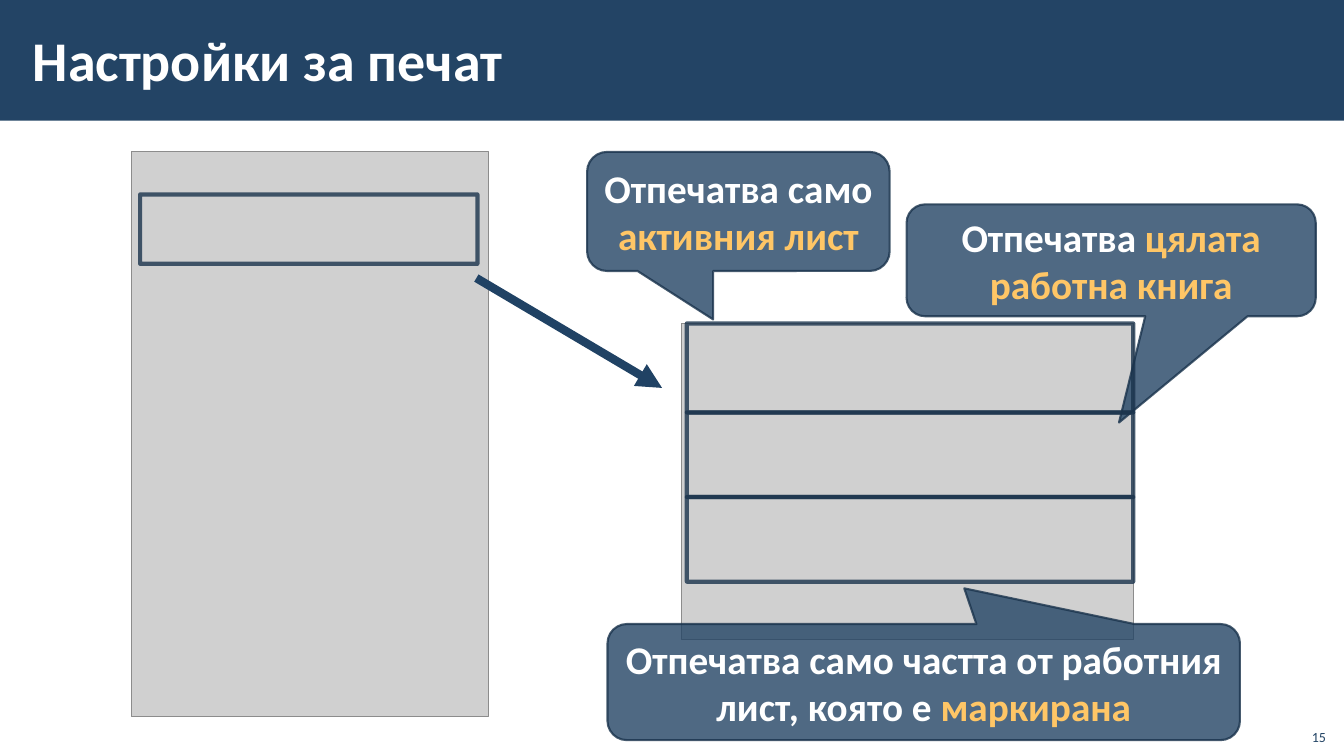
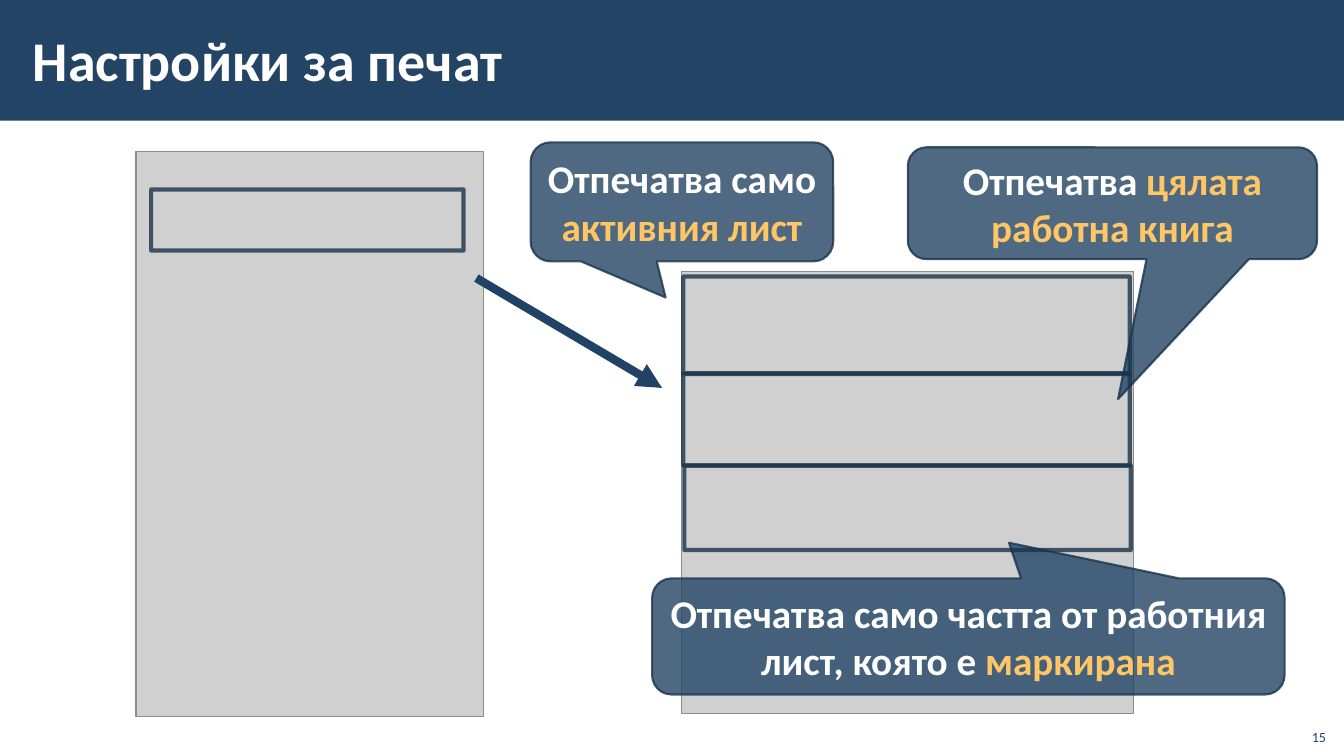
Before and after one commit to BG-IT-Edu/School-Programming, a slide deck: slide 15 of Courses/Computer-Modeling-and-IT/Computer-Modeling-and-IT-6-Class/11-Print-Table/11-Print-Table.pptx. Drawn at 1344x756 pixels with LibreOffice and Linux fonts; fonts in the diff are those of the drawing; grey boxes stand for pictures; background and template pictures are left out. Boxes give left, top, right and bottom in pixels: in the first picture for what was removed or moved away, otherwise in the second. Text is boxed around its words. In the diff, an @@ line names an element or a change of style, - is before the commit and + after.

```diff
--- a/Courses/Computer-Modeling-and-IT/Computer-Modeling-and-IT-6-Class/11-Print-Table/11-Print-Table.pptx
+++ b/Courses/Computer-Modeling-and-IT/Computer-Modeling-and-IT-6-Class/11-Print-Table/11-Print-Table.pptx
@@ rounded speech box "Отпечатва само активния лист": place and size @@
-rounded speech box "Отпечатва само активния лист" at [587,152,889,271]
+rounded speech box "Отпечатва само активния лист" at [530,142,833,261]
@@ rounded speech box "Отпечатва само активния лист" at [530,142,833,261]: proportions changed @@
@@ rounded speech box "Отпечатва цялата работна книга" at [908,147,1318,259]: proportions changed @@
@@ rounded speech box "Отпечатва цялата работна книга": place and size @@
-rounded speech box "Отпечатва цялата работна книга" at [906,205,1316,317]
+rounded speech box "Отпечатва цялата работна книга" at [908,147,1318,259]
@@ picture: place and size @@
-picture at [131,151,488,717]
+picture at [136,151,484,717]
@@ rectangle: place and size @@
-rectangle at [140,195,478,264]
+rectangle at [151,190,464,251]
@@ picture: place and size @@
-picture at [683,324,1134,640]
+picture at [683,271,1134,713]
@@ rectangle: place and size @@
-rectangle at [687,324,1133,412]
+rectangle at [684,276,1130,373]
@@ rectangle: place and size @@
-rectangle at [687,412,1133,497]
+rectangle at [684,374,1130,466]
@@ rectangle: place and size @@
-rectangle at [687,497,1133,582]
+rectangle at [685,466,1131,551]
@@ rounded speech box "Отпечатва само частта от работния ...": place and size @@
-rounded speech box "Отпечатва само частта от работния ..." at [608,624,1240,740]
+rounded speech box "Отпечатва само частта от работния ..." at [652,579,1285,695]
```
Also in this commit, not shown: 6 other slides changed.
